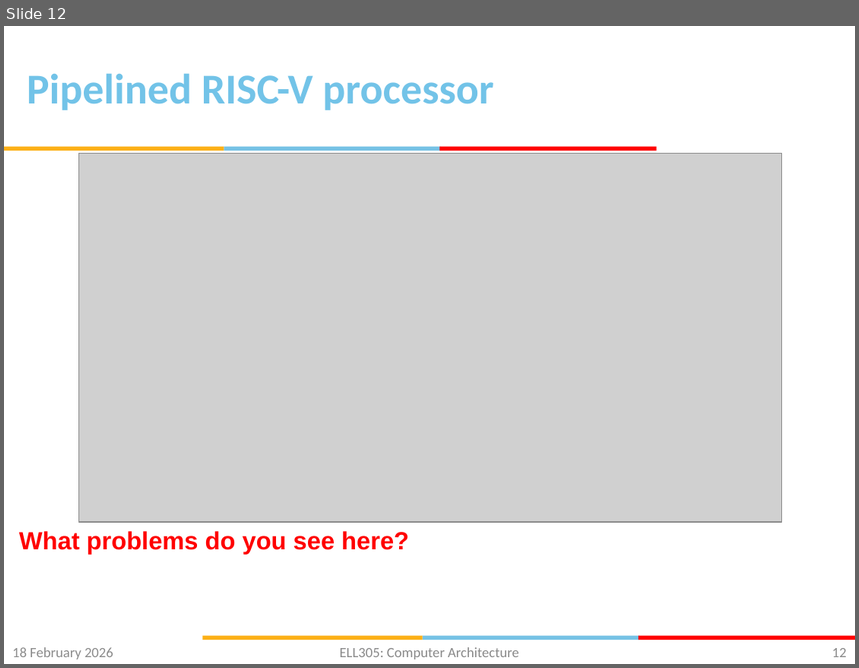
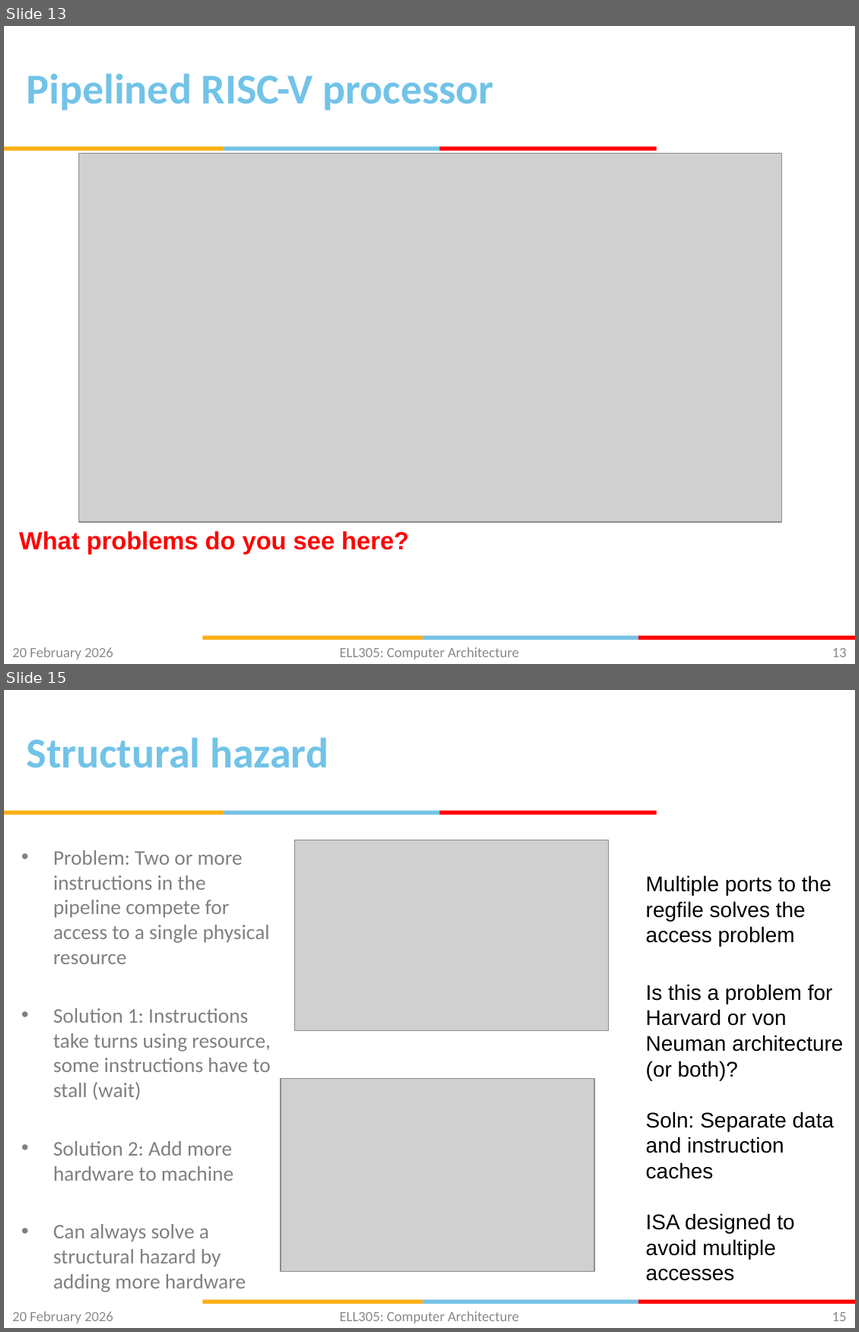
Before and after one commit to gsaurabhr-teaching/csf342-material, a slide deck: Lec-15-19-pipelined-cpu.pptx. Shown one above the other, each under a label of ours: slide 12 before the commit, slides 13 and 15 after it; the slides between them are not shown. The pictures are 859x668 and 859x1332 pixels, drawn with LibreOffice and Linux fonts; fonts in the diff are those of the drawing; grey boxes stand for pictures; background and template pictures are left out. Boxes give left, top, right and bottom in pixels: in the first picture for what was removed or moved away, otherwise in the second. Text is boxed around its words. In the diff, an @@ line names an element or a change of style, - is before the commit and + after.

```diff
--- a/Lec-15-19-pipelined-cpu.pptx
+++ b/Lec-15-19-pipelined-cpu.pptx
@@ slide 15 added at (4,690,855,1328), background #FFFFFF; not listed: 6 template elements that a slide beside it also shows @@
@@ title added at (27,737,329,768), 36 pt, text #72C3E8, bold @@
+Structural hazard
@@ picture added at (295,840,609,1030) @@
@@ text added at (53,850,271,1293), 17.6 pt, text #808080 @@
+• Problem: Two or more instructions in the pipeline compete for access to a single physical resource
+• Solution 1: Instructions take turns using resource, some instructions have to stall (wait)
+• Solution 2: Add more hardware to machine
+• Can always solve a structural hazard by adding more hardware
@@ text added at (646,875,832,947), 18 pt, text #000000 @@
+Multiple ports to the regfile solves the access problem
@@ text added at (646,984,843,1281), 18 pt, text #000000 @@
+Is this a problem for Harvard or von Neuman architecture (or both)?
+Soln: Separate data and instruction caches
+ISA designed to avoid multiple accesses
@@ picture added at (281,1079,595,1271) @@
@@ text added at (12,1312,113,1324), 12 pt, text #8C8C8C @@
+20 February 2026
@@ text added at (340,1312,519,1324), 12 pt, text #898989 @@
+ELL305: Computer Architecture
@@ page number added at (832,1312,847,1322), 12 pt, text #898989 @@
+15
@@ what was slide 12 is now slide 13 @@
@@ slide 13 changed as well @@
@@ text at (12,648,113,660): text changed @@
-18 February 2026
+20 February 2026
@@ page number at (832,648,847,658): text changed @@
-12
+13
```
Also in this commit, not shown: 10 other slides changed, 2 other slides added, 1 slide removed.
